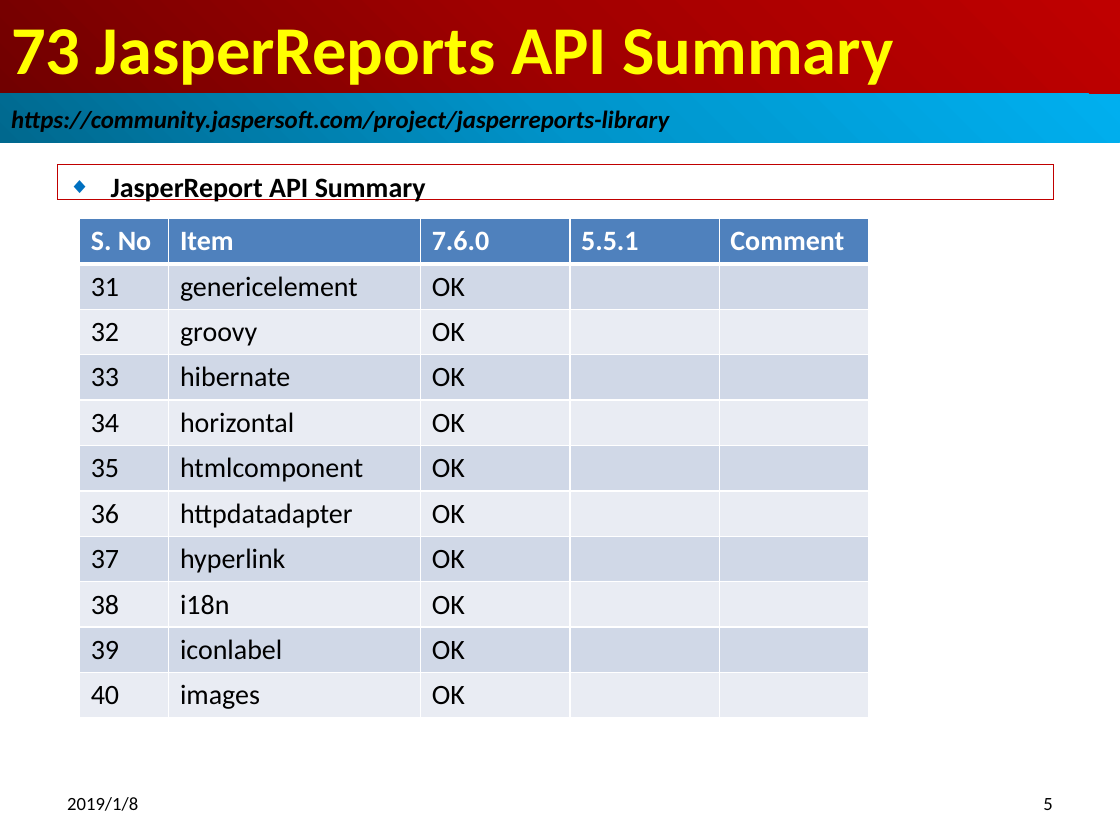
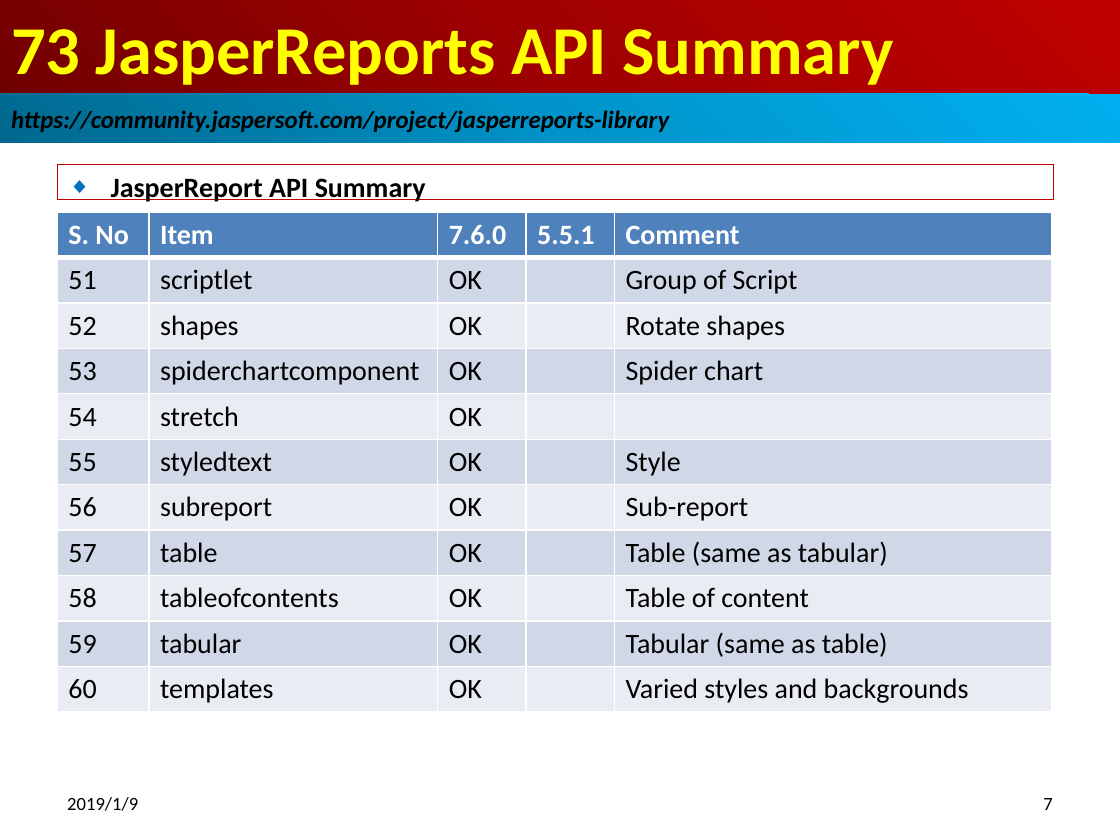
Before and after one commit to peterhchen/100-jasper-report-api-6.7.0, a slide deck: slide 7 of 15_Ch73_API_Summary.pptx (slide 5 before the commit). Drawn at 1120x840 pixels with LibreOffice and Linux fonts; fonts in the diff are those of the drawing. Boxes give left, top, right and bottom in pixels: in the first picture for what was removed or moved away, otherwise in the second. Text is boxed around its words. In the diff, an @@ line names an element or a change of style, - is before the commit and + after.

```diff
--- a/15_Ch73_API_Summary.pptx
+++ b/15_Ch73_API_Summary.pptx
@@ table at bbox=[57, 212, 1052, 709] @@
-row 2: 31 | genericelement | OK |  | 
+row 2: 51 | scriptlet | OK |  | Group of Script
-row 3: 32 | groovy | OK |  | 
+row 3: 52 | shapes | OK |  | Rotate shapes
-row 4: 33 | hibernate | OK |  | 
+row 4: 53 | spiderchartcomponent | OK |  | Spider chart
-row 5, column 1: 34
+row 5, column 1: 54
-row 5, column 2: horizontal
+row 5, column 2: stretch
-row 6: 35 | htmlcomponent | OK |  | 
+row 6: 55 | styledtext | OK |  | Style
-row 7: 36 | httpdatadapter | OK |  | 
+row 7: 56 | subreport | OK |  | Sub-report
-row 8: 37 | hyperlink | OK |  | 
+row 8: 57 | table | OK |  | Table (same as tabular)
-row 9: 38 | i18n | OK |  | 
+row 9: 58 | tableofcontents | OK |  | Table of content
-row 10: 39 | iconlabel | OK |  | 
+row 10: 59 | tabular | OK |  | Tabular (same as table)
-row 11: 40 | images | OK |  | 
+row 11: 60 | templates | OK |  | Varied styles and backgrounds
@@ table: place and size @@
-table at bbox=[80, 218, 868, 718]
+table at bbox=[57, 212, 1052, 709]
@@ text at bbox=[67, 797, 138, 811]: text changed @@
-2019/1/8
+2019/1/9
@@ page number at bbox=[1043, 798, 1052, 810]: text changed @@
-5
+7
```
Also in this commit, not shown: 9 other slides changed, 7 other files.
